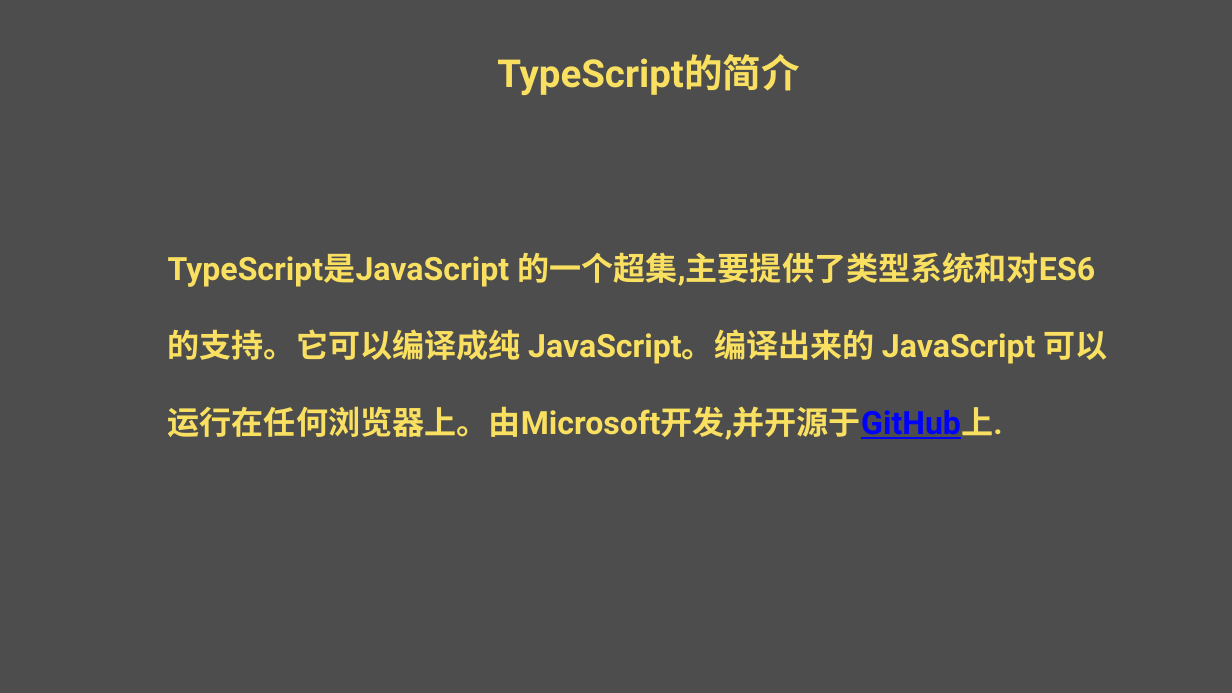
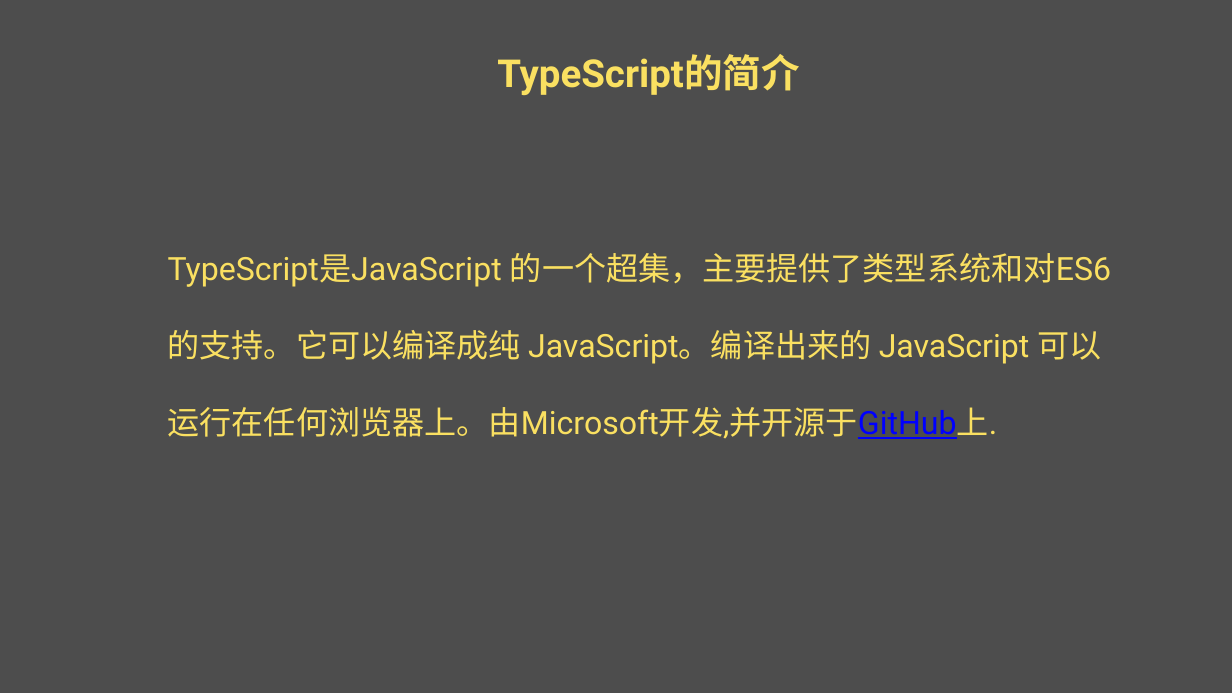
Before and after one commit to swing-hh/typescript-study, a slide deck: slide 2 of share/走进 TypeScript 让你把前端代码写的更爽！.pptx. Drawn at 1232x693 pixels with LibreOffice and Linux fonts; fonts in the diff are those of the drawing; background and template pictures are left out. Boxes give left, top, right and bottom in pixels: in the first picture for what was removed or moved away, otherwise in the second. Text is boxed around its words. In the diff, an @@ line names an element or a change of style, - is before the commit and + after.

```diff
--- a/share/走进 TypeScript 让你把前端代码写的更爽！.pptx
+++ b/share/走进 TypeScript 让你把前端代码写的更爽！.pptx
@@ text at (168,253,1111,287): text changed; bold off @@
-TypeScript是JavaScript 的一个超集,主要提供了类型系统和对ES6
+TypeScript是JavaScript 的一个超集，主要提供了类型系统和对ES6
@@ text at (168,330,1102,439): bold off in "的支持。它可以编译成纯 JavaScript。编译出来的 JavaScript 可以", "运行在任何浏览器上。由Microsoft开发,并开源于GitHub上." @@
```
Also in this commit, not shown: 15 other slides changed.
